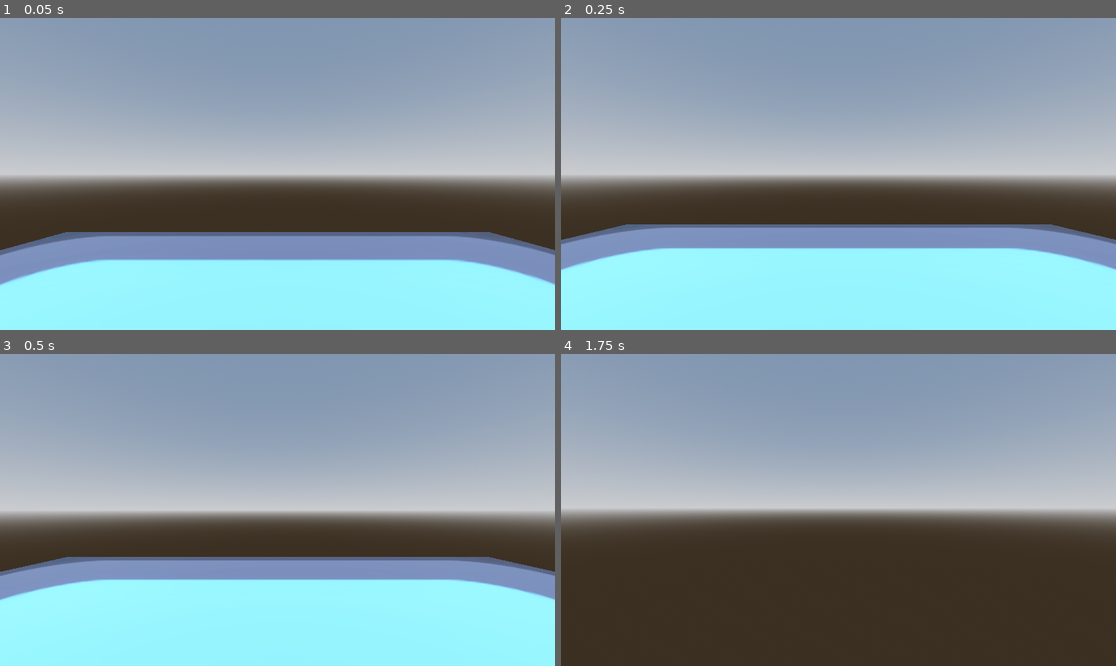
Above: before the commit, frames 1-4 (two rows, left to right).
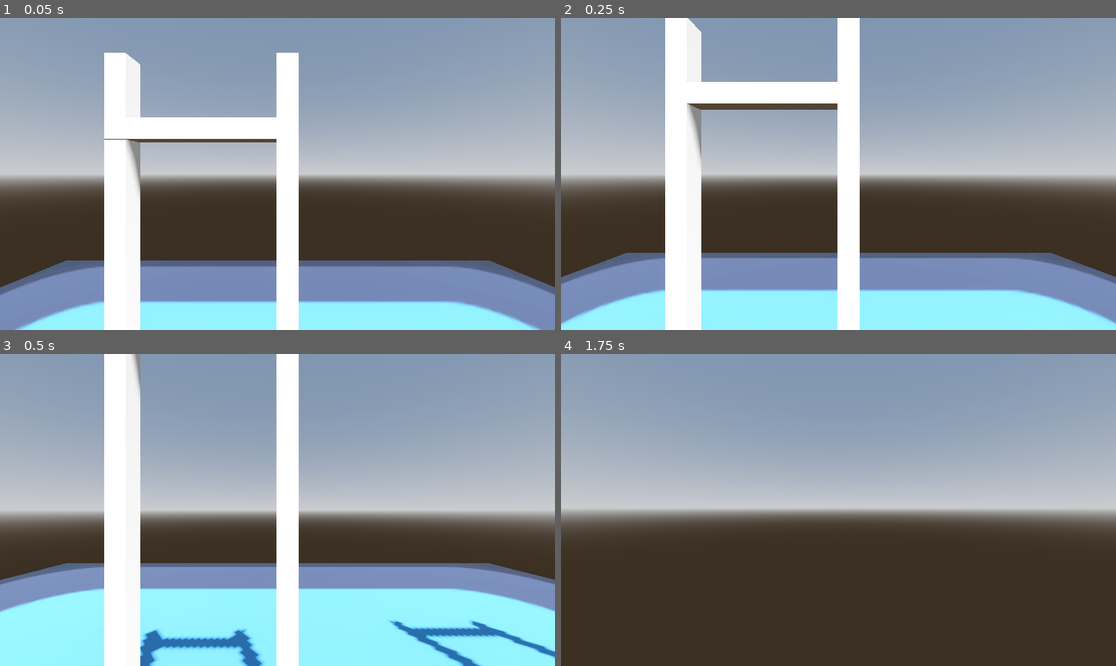
Above: after the commit, the same moments.

Repository: CauaCurisno1446/TG02037-GAME
Game: Godot game, scene res://levels/level.tscn
The game is run twice, just before and just after one commit, with the same random seed, the same clock (stepped at 60 frames per second) and the same inputs. The engine's default icon, where the game draws it, is replaced by a stand-in: a white triangle on a blue panel in a dark square.
Inputs (mouse positions are in pixels of both pictures, inside the frame that each line leads up to):
- Up to frame 1 (0.05 s): no input
- Up to frame 2 (0.25 s): no input
- Up to frame 3 (0.5 s): no input
- Up to frame 4 (1.75 s): move the mouse to (866, 510) at 0.52 s; hold C (play_cessa) 0.53-1.28 s; hold W (forward) from 0.53 s (still down); tap Space (jump) at 0.77, 1.52 s; move the mouse to (810, 510) at 1.27 s; tap C (play_cessa) at 1.35 s

The runs differ from the first frame. In frame 1, 33% of the frame differs, in the area x 0-100%, y 11-100%; in frame 2, 33%, in the area x 0-100%, y 0-100%; in frame 3, 19%; in frame 4, nothing differs.

Commit message:
feat(#04): Added 3D Models

Diff:
--- a/levels/level.tscn
+++ b/levels/level.tscn
@@ -1,7 +1,8 @@
-[gd_scene load_steps=9 format=3 uid="uid://c2ex5qcilxr81"]
+[gd_scene load_steps=10 format=3 uid="uid://c2ex5qcilxr81"]
 
 [ext_resource type="Texture2D" uid="uid://26405fd82wwu" path="res://icon.svg" id="1_80vhd"]
 [ext_resource type="PackedScene" uid="uid://dieeu5hvilabi" path="res://player/player.tscn" id="2_hjsbj"]
+[ext_resource type="PackedScene" uid="uid://do3poh1wvwrfe" path="res://models/obj/obj_Academia.gltf" id="3_cwqvt"]
 
 [sub_resource type="ProceduralSkyMaterial" id="ProceduralSkyMaterial_hjsbj"]
 sky_horizon_color = Color(0.66224277, 0.6717428, 0.6867428, 1)
@@ -41,8 +42,11 @@
 mesh = SubResource("BoxMesh_5mrsh")
 
 [node name="player" parent="." instance=ExtResource("2_hjsbj")]
-transform = Transform3D(1, 0, 0, 0, 1, 0, 0, 0, 1, 0, 1.8967533, 0)
+transform = Transform3D(1, 0, 0, 0, 1, 0, 0, 0, 1, 0, 2.9029102, 0)
 
 [node name="DirectionalLight3D" type="DirectionalLight3D" parent="."]
 transform = Transform3D(0.6965345, -0.7000284, 0.15747972, 0.14644662, 0.35355338, 0.9238795, -0.7024194, -0.62045157, 0.34877893, 0, 9.148136, 0)
 shadow_enabled = true
+
+[node name="blockbench_export" parent="." instance=ExtResource("3_cwqvt")]
+transform = Transform3D(1, 0, 0, 0, 1, 0, 0, 0, 1, -0.014754295, 0.5, 3.3063927)
Not shown, added: models/import/camera/license.txt
Binary file added: models/import/camera/scene.bin
Not shown, added: models/import/camera/scene.gltf
Not shown, added: models/import/camera/scene.gltf.import
Binary file added: models/import/camera/textures/Black_Glass_baseColor.png
Not shown, added: models/import/camera/textures/Black_Glass_baseColor.png.import
Binary file added: models/import/camera/textures/Black_Glass_emissive.jpeg
Not shown, added: models/import/camera/textures/Black_Glass_emissive.jpeg.import
Binary file added: models/import/camera/textures/Black_Glass_metallicRoughness.png
Not shown, added: models/import/camera/textures/Black_Glass_metallicRoughness.png.import
Binary file added: models/import/camera/textures/Black_Glass_normal.png
Not shown, added: models/import/camera/textures/Black_Glass_normal.png.import
(and 14 more such lines)
